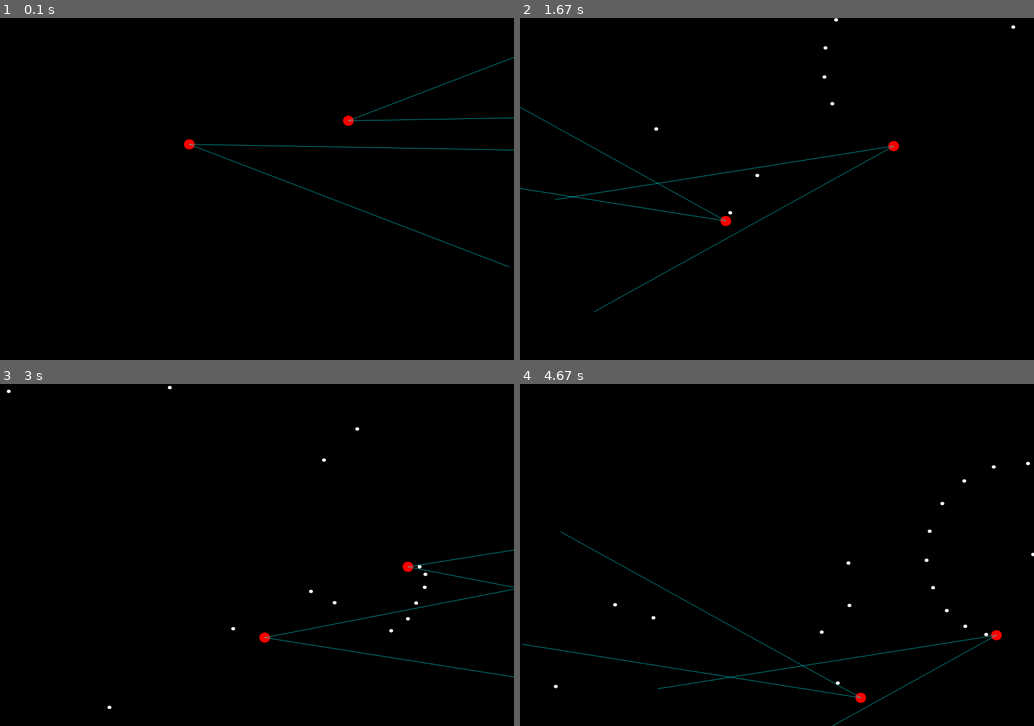
Above: before the commit, frames 1-4 (two rows, left to right).
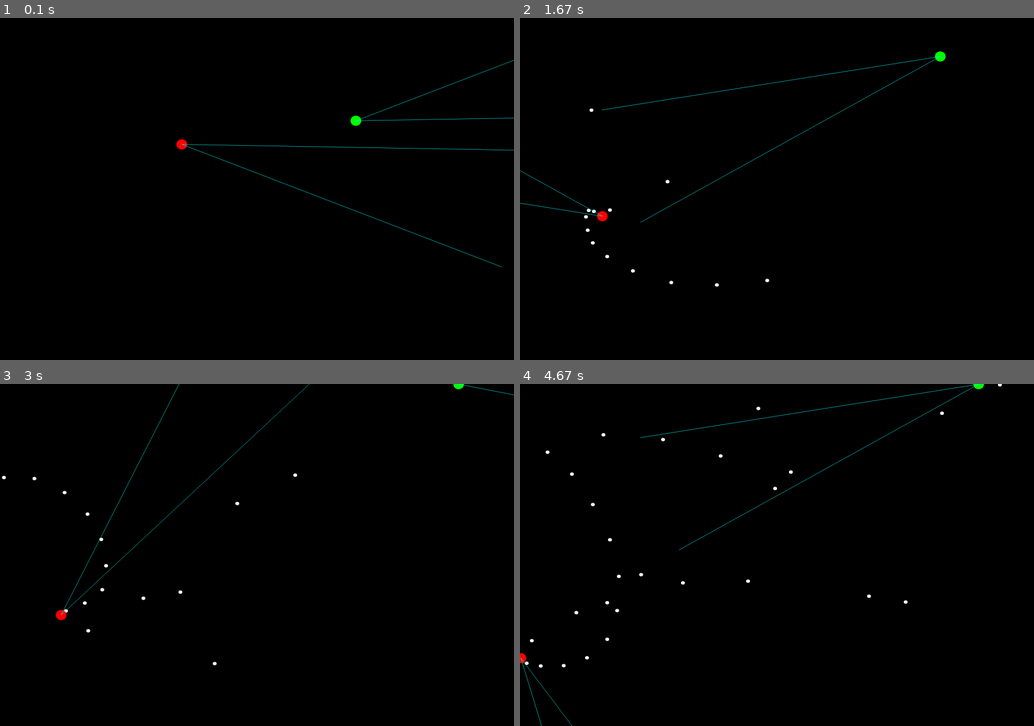
Above: after the commit, the same moments.

Repository: sattfatt/Simple-AI
Game: pygame game, started from pygame1/test.py
Same seed, same stepped clock (60 frames per second), same inputs: the game is played once before the commit and once after it.
Inputs (mouse positions are in pixels of both pictures, inside the frame that each line leads up to):
- Up to frame 1 (0.1 s): no input
- Up to frame 2 (1.67 s): hold A 0.33-0.87 s; hold S 0.9-1.2 s; tap Space at 0.97, 1.3, 1.6 s; hold A 1.23-1.63 s; move the mouse to (843, 96) at 1.27 s
- Up to frame 3 (3 s): hold W 1.67-2.03 s; move the mouse to (169, 637) at 1.7 s; tap Space at 1.73, 2.13, 2.43, 2.8 s; hold D 2.07-2.7 s; move the mouse to (277, 596) at 2.1 s; hold S from 2.73 s (still down); move the mouse to (123, 661) at 2.77 s
- Up to frame 4 (4.67 s): release S at 3.1 s; hold A 3.13-3.6 s; move the mouse to (612, 602) at 3.17 s; tap Space at 3.2, 3.5, 3.7, 4, 4.2, 4.53 s; hold D 3.63-4.1 s; move the mouse to (910, 428) at 3.67 s; hold W 4.13-4.43 s; move the mouse to (782, 448) at 4.17 s; hold D from 4.47 s (still down); move the mouse to (622, 534) at 4.5 s

The runs differ from the first frame. In frame 1, 0.9% of the frame differs, in the area x 34-100%, y 11-73%; in frame 2, 1.3%; in frame 3, 1.1%; in frame 4, 1.5%, in the area x 0-100%, y 0-100%.

Commit message:
made some minor chages

Diff:
--- a/pygame1/test.py
+++ b/pygame1/test.py
@@ -22,13 +22,13 @@
 # ------------- #
 #    params     #
 # ------------- #
-MAXITERATIONS = 1000
+MAXITERATIONS = 4000
 MAXHEALTH = 100
 MOVESPEED = 1
 PROJVEL = 3
 MAXSPINRATE = 1
 PROJECTILEINTERVAL = 15
-MAXNEURONSPERLAYER = 15
+MAXNEURONSPERLAYER = 25
 MAXDISPX = 1500  # 1024
 MAXDISPY = 1000  # 768
 MINRANDPARM = -10000
@@ -55,6 +55,8 @@
 DISPLAYRECT = pygame.Rect(0, 0, MAXDISPX, MAXDISPY)
 
 DISPLAYSURF.fill(BLACK)
+
+
 # ------------- #
 #   Classes     #
 # ------------- #
@@ -189,6 +191,9 @@
 
         return (self.pos[0], self.pos[1], self.dir, self.detectEnemy, self.health)
 
+    def reset(self):
+        self.health = MAXHEALTH
+
 
 class ControlFrame:
     def __init__(self, id):
@@ -309,12 +314,11 @@
 def setScore(NN):
     pass
 
+
 def newGen():
     pass
 
 
-
-
 # ------------- #
 #      main     #
 # ------------- #
@@ -326,7 +330,7 @@
 NNlist2 = [NN('joe'), NN('joe'), NN('joe'), NN('joe'), NN('joe'), NN('joe'), NN('joe'), NN('joe'), NN('joe'), NN('joe')]
 
 bob = Entity((np.random.randint(1, MAXDISPX - 1), np.random.randint(1, MAXDISPY - 1)), 0, 15, RED, DISPLAYSURF, 'bob')
-joe = Entity((np.random.randint(1, MAXDISPX - 1), np.random.randint(1, MAXDISPY - 1)), 0, 15, RED, DISPLAYSURF, 'joe')
+joe = Entity((np.random.randint(1, MAXDISPX - 1), np.random.randint(1, MAXDISPY - 1)), 0, 15, GREEN, DISPLAYSURF, 'joe')
 
 # start with the first of 10 nets
 nets = [NNlist1[0], NNlist2[0]]
@@ -343,21 +347,34 @@
 
 while True:
     iteration += 1
-    if iteration >= MAXITERATIONS or entities[0].health == 0 or entities[1].health == 0:
+
+    if iteration >= MAXITERATIONS or len(entities) < 2:
         iteration = 0
         popindex += 1
+        # set the score for the NNs
+        for net, idx in nets:
+            print('Scoring ' + net.id)
+
+
         print('Need to advance in Population')
+        # reset bob and joe and and entities list
+        print('respawning...',)
+        joe = Entity((np.random.randint(1, MAXDISPX - 1), np.random.randint(1, MAXDISPY - 1)), 0, 15, GREEN,
+                     DISPLAYSURF, 'joe')
+        bob = Entity((np.random.randint(1, MAXDISPX - 1), np.random.randint(1, MAXDISPY - 1)), 0, 15, RED,
+                     DISPLAYSURF, 'bob')
+        entities = [bob, joe]
+        print('done')
+
         nets = [NNlist1[popindex], NNlist2[popindex]]
-        entities[0].pos[0] = np.random.randint(1, MAXDISPX - 1)
-        entities[0].pos[1] = np.random.randint(1, MAXDISPY - 1)
-        entities[1].pos[0] = np.random.randint(1, MAXDISPX - 1)
-        entities[1].pos[1] = np.random.randint(1, MAXDISPY - 1)
-        # getsetscore()
-        # nextNN()
-        if popindex == 10:
+        projectiles = []
+
+        if popindex == 9:
             print('all nets in population tested!')
             popindex = 0
             break
+
+
 
     DISPLAYSURF.fill(BLACK)
     # movement
@@ -405,16 +422,16 @@
             proj.updateProjectile()
 
             proj.draw()
-            #print(proj.pos)
+            # print(proj.pos)
             for entity in entities:
-               proj.collisionDetection(entity)
-            #    temp = entity.inWedge(proj)
-            #    if temp:
-            #        counter += 1
-            # ----DEBUG----#
-            # print counter
-            # print('checking: ' + entity.owner)
-            # print(temp + '\'s projectile is in ' + entity.owner + '\'s FOV')
+                proj.collisionDetection(entity)
+                #    temp = entity.inWedge(proj)
+                #    if temp:
+                #        counter += 1
+                # ----DEBUG----#
+                # print counter
+                # print('checking: ' + entity.owner)
+                # print(temp + '\'s projectile is in ' + entity.owner + '\'s FOV')
         # remove projectile from list if remove condition is met.
         projectiles[:] = [x for x in projectiles if removeCondition(x)]
         # entity handling
@@ -426,12 +443,11 @@
             for players in entities:
                 if players != entity:
                     if (entity.inWedge(players)):
-                        #print(entity.owner + ' detects ' + players.owner)
+                        # print(entity.owner + ' detects ' + players.owner)
                         entity.detectEnemy = True
-                        #print(players.owner)
+                        # print(players.owner)
                     else:
                         entity.detectEnemy = False
-
 
             # create list of NNs for each entity
             nextmove = nets[entities.index(entity)].out(entity.state())
